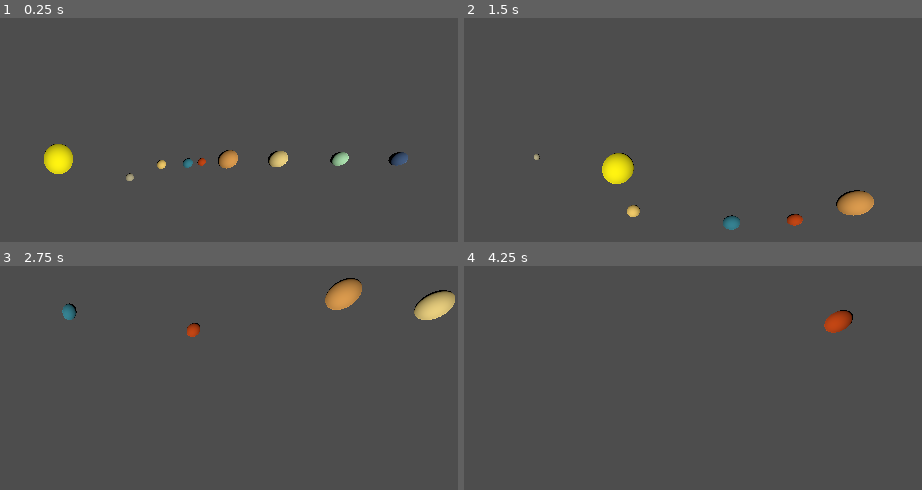
Above: before the commit, frames 1-4 (two rows, left to right).
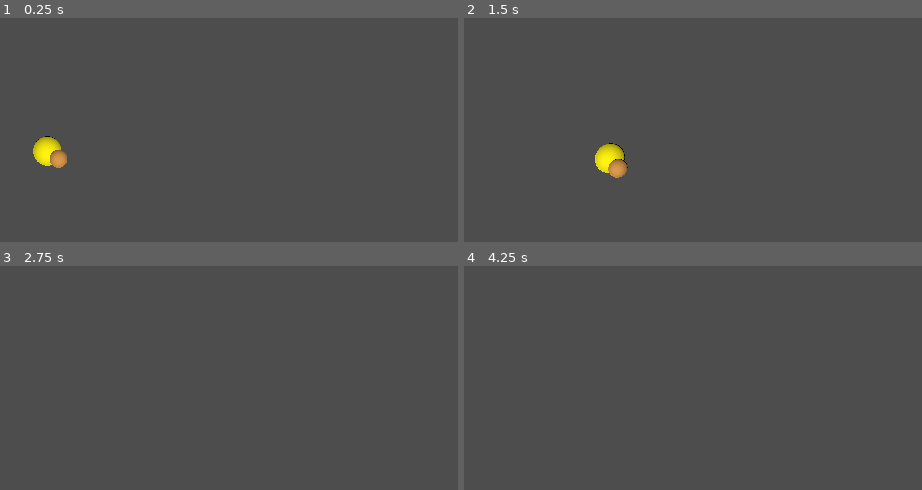
Above: after the commit, the same moments.

Repository: alexgag876200/Projet-Final-Systeme-solaire
Game: Godot game, scene res://système_solaire.tscn
The game is run twice, just before and just after one commit, with the same random seed, the same clock (stepped at 60 frames per second) and the same inputs.
Inputs (mouse positions are in pixels of both pictures, inside the frame that each line leads up to):
- Up to frame 1 (0.25 s): no input
- Up to frame 2 (1.5 s): move the mouse to (697, 219) at 0.52 s; hold D 0.53-1.28 s; hold Q 0.53-1.28 s; click (697, 219) at 0.67 s; move the mouse to (outside the picture) at 1.27 s; hold S from 1.28 s (still down); tap E at 1.35 s
- Up to frame 3 (2.75 s): move the mouse to (137, 391) at 2.02 s; release S at 2.03 s; hold D from 2.03 s (still down); hold Z from 2.03 s (still down)
- Up to frame 4 (4.25 s): move the mouse to (outside the picture) at 2.77 s; release D at 2.78 s; release Z at 2.78 s; hold W 2.78-3.53 s; tap X at 2.85 s; click (outside the picture) at 2.92 s; move the mouse to (outside the picture) at 3.52 s; hold A from 3.53 s (still down); hold Q from 3.53 s (still down)

The runs differ from the first frame. In frame 1, 2.2% of the frame differs, in the area x 7-90%, y 52-73%; in frame 2, 2.3%, in the area x 15-90%, y 55-95%; in frame 3, 2.0%; in frame 4, 0.5%.

Commit message:
ajout lune

Diff:
--- /dev/null
+++ b/système-solaire/Lune.tscn
@@ -0,0 +1,5 @@
+[gd_scene format=3 uid="uid://l4ttyfm42rtg"]
+
+[ext_resource type="PackedScene" uid="uid://bj13x5vtxuu14" path="res://body_planète.tscn" id="1_jnjoi"]
+
+[node name="BodyPlanète" unique_id=1213070534 instance=ExtResource("1_jnjoi")]
--- /dev/null
+++ b/système-solaire/ariel.tscn
@@ -0,0 +1,5 @@
+[gd_scene format=3 uid="uid://dqnniman36c87"]
+
+[ext_resource type="PackedScene" uid="uid://bj13x5vtxuu14" path="res://body_planète.tscn" id="1_6pyqk"]
+
+[node name="Ariel" unique_id=1213070534 instance=ExtResource("1_6pyqk")]
--- a/système-solaire/body_planète.tscn
+++ b/système-solaire/body_planète.tscn
@@ -8,7 +8,7 @@
 
 [sub_resource type="SphereShape3D" id="SphereShape3D_ekr50"]
 
-[node name="BodyPlanète" type="Node3D" unique_id=1213070534]
+[node name="Lune" type="Node3D" unique_id=1213070534]
 script = ExtResource("1_y1rhv")
 vitesse_rotation = 20.0
 
--- /dev/null
+++ b/système-solaire/callisto.tscn
@@ -0,0 +1,5 @@
+[gd_scene format=3 uid="uid://cr4u6dso5xawe"]
+
+[ext_resource type="PackedScene" uid="uid://bj13x5vtxuu14" path="res://body_planète.tscn" id="1_02obn"]
+
+[node name="Callisto" unique_id=1213070534 instance=ExtResource("1_02obn")]
--- /dev/null
+++ b/système-solaire/dioné.tscn
@@ -0,0 +1,5 @@
+[gd_scene format=3 uid="uid://buyi1k3xq7e6x"]
+
+[ext_resource type="PackedScene" uid="uid://bj13x5vtxuu14" path="res://body_planète.tscn" id="1_gh68v"]
+
+[node name="Dioné" unique_id=1213070534 instance=ExtResource("1_gh68v")]
--- /dev/null
+++ b/système-solaire/déimos.tscn
@@ -0,0 +1,5 @@
+[gd_scene format=3 uid="uid://vuj2u5liy18t"]
+
+[ext_resource type="PackedScene" uid="uid://bj13x5vtxuu14" path="res://body_planète.tscn" id="1_ee35x"]
+
+[node name="Déimos" unique_id=1213070534 instance=ExtResource("1_ee35x")]
--- /dev/null
+++ b/système-solaire/encelade.tscn
@@ -0,0 +1,5 @@
+[gd_scene format=3 uid="uid://w7mvyych8qmb"]
+
+[ext_resource type="PackedScene" uid="uid://bj13x5vtxuu14" path="res://body_planète.tscn" id="1_b3jxv"]
+
+[node name="Encelade" unique_id=1213070534 instance=ExtResource("1_b3jxv")]
--- /dev/null
+++ b/système-solaire/europe.tscn
@@ -0,0 +1,5 @@
+[gd_scene format=3 uid="uid://bbthm7dbp3ep2"]
+
+[ext_resource type="PackedScene" uid="uid://bj13x5vtxuu14" path="res://body_planète.tscn" id="1_a7ed7"]
+
+[node name="Europe" unique_id=1213070534 instance=ExtResource("1_a7ed7")]
--- /dev/null
+++ b/système-solaire/ganymède.tscn
@@ -0,0 +1,5 @@
+[gd_scene format=3 uid="uid://uyd04fibwxm2"]
+
+[ext_resource type="PackedScene" uid="uid://bj13x5vtxuu14" path="res://body_planète.tscn" id="1_h7xp1"]
+
+[node name="Ganymède" unique_id=1213070534 instance=ExtResource("1_h7xp1")]
--- /dev/null
+++ b/système-solaire/io.tscn
@@ -0,0 +1,5 @@
+[gd_scene format=3 uid="uid://div1rj738sak4"]
+
+[ext_resource type="PackedScene" uid="uid://bj13x5vtxuu14" path="res://body_planète.tscn" id="1_233u8"]
+
+[node name="Io" unique_id=1213070534 instance=ExtResource("1_233u8")]
--- /dev/null
+++ b/système-solaire/japet.tscn
@@ -0,0 +1,5 @@
+[gd_scene format=3 uid="uid://cf3rangk4vxk0"]
+
+[ext_resource type="PackedScene" uid="uid://bj13x5vtxuu14" path="res://body_planète.tscn" id="1_17y7x"]
+
+[node name="Japet" unique_id=1213070534 instance=ExtResource("1_17y7x")]
--- /dev/null
+++ b/système-solaire/mimas.tscn
@@ -0,0 +1,5 @@
+[gd_scene format=3 uid="uid://bp2j5hft6m2jx"]
+
+[ext_resource type="PackedScene" uid="uid://bj13x5vtxuu14" path="res://body_planète.tscn" id="1_lbjtx"]
+
+[node name="Mimas" unique_id=1213070534 instance=ExtResource("1_lbjtx")]
--- /dev/null
+++ b/système-solaire/miranda.tscn
@@ -0,0 +1,5 @@
+[gd_scene format=3 uid="uid://d2aubkp7t3ih7"]
+
+[ext_resource type="PackedScene" uid="uid://bj13x5vtxuu14" path="res://body_planète.tscn" id="1_0rnjh"]
+
+[node name="Miranda" unique_id=1213070534 instance=ExtResource("1_0rnjh")]
--- /dev/null
+++ b/système-solaire/néréide.tscn
@@ -0,0 +1,5 @@
+[gd_scene format=3 uid="uid://bq64kra1xowpk"]
+
+[ext_resource type="PackedScene" uid="uid://bj13x5vtxuu14" path="res://body_planète.tscn" id="1_56fp0"]
+
+[node name="Néréide" unique_id=1213070534 instance=ExtResource("1_56fp0")]
--- /dev/null
+++ b/système-solaire/obéron.tscn
@@ -0,0 +1,5 @@
+[gd_scene format=3 uid="uid://jl1ankxuvly4"]
+
+[ext_resource type="PackedScene" uid="uid://bj13x5vtxuu14" path="res://body_planète.tscn" id="1_0hdrs"]
+
+[node name="Obéron" unique_id=1213070534 instance=ExtResource("1_0hdrs")]
--- /dev/null
+++ b/système-solaire/phobos.tscn
@@ -0,0 +1,5 @@
+[gd_scene format=3 uid="uid://bg8gcg10htuem"]
+
+[ext_resource type="PackedScene" uid="uid://bj13x5vtxuu14" path="res://body_planète.tscn" id="1_jpqwe"]
+
+[node name="Phobos" unique_id=1213070534 instance=ExtResource("1_jpqwe")]
--- /dev/null
+++ b/système-solaire/protée.tscn
@@ -0,0 +1,5 @@
+[gd_scene format=3 uid="uid://dyausbdhl80lc"]
+
+[ext_resource type="PackedScene" uid="uid://bj13x5vtxuu14" path="res://body_planète.tscn" id="1_yvpfl"]
+
+[node name="Protée" unique_id=1213070534 instance=ExtResource("1_yvpfl")]
--- /dev/null
+++ b/système-solaire/rhée.tscn
@@ -0,0 +1,5 @@
+[gd_scene format=3 uid="uid://dr8mqj6f7tq0e"]
+
+[ext_resource type="PackedScene" uid="uid://bj13x5vtxuu14" path="res://body_planète.tscn" id="1_fhle6"]
+
+[node name="Rhée" unique_id=1213070534 instance=ExtResource("1_fhle6")]
--- a/système-solaire/système_solaire.tscn
+++ b/système-solaire/système_solaire.tscn
@@ -11,6 +11,28 @@
 [ext_resource type="PackedScene" uid="uid://cv40l57e5gc3l" path="res://saturne.tscn" id="7_7rptf"]
 [ext_resource type="PackedScene" uid="uid://ch8o4qugdjd42" path="res://uranus.tscn" id="8_ebwtv"]
 [ext_resource type="PackedScene" uid="uid://dd25o7aj73gsl" path="res://neptune.tscn" id="9_8r7bp"]
+[ext_resource type="PackedScene" uid="uid://l4ttyfm42rtg" path="res://Lune.tscn" id="12_ybikh"]
+[ext_resource type="PackedScene" uid="uid://div1rj738sak4" path="res://io.tscn" id="13_cjf08"]
+[ext_resource type="PackedScene" uid="uid://dr8mqj6f7tq0e" path="res://rhée.tscn" id="14_0panu"]
+[ext_resource type="PackedScene" uid="uid://dqnniman36c87" path="res://ariel.tscn" id="15_m51mb"]
+[ext_resource type="PackedScene" uid="uid://buyi1k3xq7e6x" path="res://dioné.tscn" id="16_srcr1"]
+[ext_resource type="PackedScene" uid="uid://cf3rangk4vxk0" path="res://japet.tscn" id="17_5j541"]
+[ext_resource type="PackedScene" uid="uid://bp2j5hft6m2jx" path="res://mimas.tscn" id="18_vm37j"]
+[ext_resource type="PackedScene" uid="uid://rsjj4r68jpwr" path="res://titan.tscn" id="19_jpkoo"]
+[ext_resource type="PackedScene" uid="uid://vuj2u5liy18t" path="res://déimos.tscn" id="20_cvpal"]
+[ext_resource type="PackedScene" uid="uid://bbthm7dbp3ep2" path="res://europe.tscn" id="21_es1rn"]
+[ext_resource type="PackedScene" uid="uid://jl1ankxuvly4" path="res://obéron.tscn" id="22_skrrq"]
+[ext_resource type="PackedScene" uid="uid://bg8gcg10htuem" path="res://phobos.tscn" id="23_rx3yu"]
+[ext_resource type="PackedScene" uid="uid://bv64jclw5xjhx" path="res://triton.tscn" id="24_da4w3"]
+[ext_resource type="PackedScene" uid="uid://csqdrkct8uy0" path="res://téthys.tscn" id="25_j1ya3"]
+[ext_resource type="PackedScene" uid="uid://d2aubkp7t3ih7" path="res://miranda.tscn" id="26_iik8y"]
+[ext_resource type="PackedScene" uid="uid://c16yw57e7msxy" path="res://titania.tscn" id="27_047bx"]
+[ext_resource type="PackedScene" uid="uid://bq64kra1xowpk" path="res://néréide.tscn" id="28_j0nhd"]
+[ext_resource type="PackedScene" uid="uid://jwf1nyy8g015" path="res://umbriel.tscn" id="29_yryxg"]
+[ext_resource type="PackedScene" uid="uid://cr4u6dso5xawe" path="res://callisto.tscn" id="30_aifcr"]
+[ext_resource type="PackedScene" uid="uid://w7mvyych8qmb" path="res://encelade.tscn" id="31_yali2"]
+[ext_resource type="PackedScene" uid="uid://uyd04fibwxm2" path="res://ganymède.tscn" id="32_rvt17"]
+[ext_resource type="PackedScene" uid="uid://dyausbdhl80lc" path="res://protée.tscn" id="33_g2k30"]
 
 [node name="Node3D" type="Node3D" unique_id=1423429033]
 
@@ -105,3 +127,179 @@
 transform = Transform3D(1, 0, 0, 0, 1, 0, 0, 0, 1, 0, 111.40415707906548, 0)
 light_color = Color(1, 0.9529412, 0.7529412, 1)
 shadow_enabled = true
+
+[node name="Lune" parent="." unique_id=52885133 instance=ExtResource("12_ybikh")]
+script = ExtResource("3_uqj0e")
+min_distance_simulee = 0.0
+max_distance_simulee = 5.0
+min_distance_reelle = 0.0
+max_distance_reelle = 0.0
+etapes_calcul_par_ecran = 50
+
+[node name="Io" parent="." unique_id=421211492 instance=ExtResource("13_cjf08")]
+script = ExtResource("3_uqj0e")
+min_distance_simulee = 0.0
+max_distance_simulee = 5.0
+min_distance_reelle = 0.0
+max_distance_reelle = 0.0
+etapes_calcul_par_ecran = 50
+
+[node name="Rhée" parent="." unique_id=1885101134 instance=ExtResource("14_0panu")]
+script = ExtResource("3_uqj0e")
+min_distance_simulee = 0.0
+max_distance_simulee = 5.0
+min_distance_reelle = 0.0
+max_distance_reelle = 0.0
+etapes_calcul_par_ecran = 50
+
+[node name="Ariel" parent="." unique_id=901021438 instance=ExtResource("15_m51mb")]
+script = ExtResource("3_uqj0e")
+min_distance_simulee = 0.0
+max_distance_simulee = 5.0
+min_distance_reelle = 0.0
+max_distance_reelle = 0.0
+etapes_calcul_par_ecran = 50
+
+[node name="Dioné" parent="." unique_id=1754045789 instance=ExtResource("16_srcr1")]
+script = ExtResource("3_uqj0e")
+min_distance_simulee = 0.0
+max_distance_simulee = 5.0
+min_distance_reelle = 0.0
+max_distance_reelle = 0.0
+etapes_calcul_par_ecran = 50
+
+[node name="Japet" parent="." unique_id=529915185 instance=ExtResource("17_5j541")]
+script = ExtResource("3_uqj0e")
+min_distance_simulee = 0.0
+max_distance_simulee = 5.0
+min_distance_reelle = 0.0
+max_distance_reelle = 0.0
+etapes_calcul_par_ecran = 50
+
+[node name="Mimas" parent="." unique_id=1135177883 instance=ExtResource("18_vm37j")]
+script = ExtResource("3_uqj0e")
+min_distance_simulee = 0.0
+max_distance_simulee = 5.0
+min_distance_reelle = 0.0
+max_distance_reelle = 0.0
+etapes_calcul_par_ecran = 50
+
+[node name="Titan" parent="." unique_id=1182411250 instance=ExtResource("19_jpkoo")]
+script = ExtResource("3_uqj0e")
+min_distance_simulee = 0.0
+max_distance_simulee = 5.0
+min_distance_reelle = 0.0
+max_distance_reelle = 0.0
+etapes_calcul_par_ecran = 50
+
+[node name="Déimos" parent="." unique_id=349647423 instance=ExtResource("20_cvpal")]
+script = ExtResource("3_uqj0e")
+min_distance_simulee = 0.0
+max_distance_simulee = 5.0
+min_distance_reelle = 0.0
+max_distance_reelle = 0.0
+etapes_calcul_par_ecran = 50
+
+[node name="Europe" parent="." unique_id=577623809 instance=ExtResource("21_es1rn")]
+script = ExtResource("3_uqj0e")
+min_distance_simulee = 0.0
+max_distance_simulee = 5.0
+min_distance_reelle = 0.0
+max_distance_reelle = 0.0
+etapes_calcul_par_ecran = 50
+
+[node name="Obéron" parent="." unique_id=1157156744 instance=ExtResource("22_skrrq")]
+script = ExtResource("3_uqj0e")
+min_distance_simulee = 0.0
+max_distance_simulee = 0.0
+min_distance_reelle = 0.0
+max_distance_reelle = 0.0
+etapes_calcul_par_ecran = 50
+
+[node name="Phobos" parent="." unique_id=97194093 instance=ExtResource("23_rx3yu")]
+script = ExtResource("3_uqj0e")
+min_distance_simulee = 0.0
+max_distance_simulee = 0.0
+min_distance_reelle = 0.0
+max_distance_reelle = 0.0
+etapes_calcul_par_ecran = 50
+
+[node name="Triton" parent="." unique_id=355759041 instance=ExtResource("24_da4w3")]
+script = ExtResource("3_uqj0e")
+min_distance_simulee = 0.0
+max_distance_simulee = 0.0
+min_distance_reelle = 0.0
+max_distance_reelle = 0.0
+etapes_calcul_par_ecran = 50
+
+[node name="Téthys" parent="." unique_id=934831194 instance=ExtResource("25_j1ya3")]
+script = ExtResource("3_uqj0e")
+min_distance_simulee = 0.0
+max_distance_simulee = 0.0
+min_distance_reelle = 0.0
+max_distance_reelle = 0.0
+etapes_calcul_par_ecran = 50
+
+[node name="Miranda" parent="." unique_id=1568394079 instance=ExtResource("26_iik8y")]
+script = ExtResource("3_uqj0e")
+min_distance_simulee = 0.0
+max_distance_simulee = 0.0
+min_distance_reelle = 0.0
+max_distance_reelle = 0.0
+etapes_calcul_par_ecran = 50
+
+[node name="Titania" parent="." unique_id=140159150 instance=ExtResource("27_047bx")]
+script = ExtResource("3_uqj0e")
+min_distance_simulee = 0.0
+max_distance_simulee = 0.0
+min_distance_reelle = 0.0
+max_distance_reelle = 0.0
+etapes_calcul_par_ecran = 50
+
+[node name="Néréide" parent="." unique_id=2104324494 instance=ExtResource("28_j0nhd")]
+script = ExtResource("3_uqj0e")
+min_distance_simulee = 0.0
+max_distance_simulee = 0.0
+min_distance_reelle = 0.0
+max_distance_reelle = 0.0
+etapes_calcul_par_ecran = 50
+
+[node name="Umbriel" parent="." unique_id=1048404473 instance=ExtResource("29_yryxg")]
+script = ExtResource("3_uqj0e")
+min_distance_simulee = 0.0
+max_distance_simulee = 0.0
+min_distance_reelle = 0.0
+max_distance_reelle = 0.0
+etapes_calcul_par_ecran = 50
+
+[node name="Callisto" parent="." unique_id=715107927 instance=ExtResource("30_aifcr")]
+script = ExtResource("3_uqj0e")
+min_distance_simulee = 0.0
+max_distance_simulee = 0.0
+min_distance_reelle = 0.0
+max_distance_reelle = 0.0
+etapes_calcul_par_ecran = 50
+
+[node name="Encelade" parent="." unique_id=1261558438 instance=ExtResource("31_yali2")]
+script = ExtResource("3_uqj0e")
+min_distance_simulee = 0.0
+max_distance_simulee = 0.0
+min_distance_reelle = 0.0
+max_distance_reelle = 0.0
+etapes_calcul_par_ecran = 50
+
+[node name="Ganymède" parent="." unique_id=2024615620 instance=ExtResource("32_rvt17")]
+script = ExtResource("3_uqj0e")
+min_distance_simulee = 0.0
+max_distance_simulee = 0.0
+min_distance_reelle = 0.0
+max_distance_reelle = 0.0
+etapes_calcul_par_ecran = 50
+
+[node name="Protée" parent="." unique_id=1409055924 instance=ExtResource("33_g2k30")]
+script = ExtResource("3_uqj0e")
+min_distance_simulee = 0.0
+max_distance_simulee = 0.0
+min_distance_reelle = 0.0
+max_distance_reelle = 0.0
+etapes_calcul_par_ecran = 50
--- /dev/null
+++ b/système-solaire/titan.tscn
@@ -0,0 +1,5 @@
+[gd_scene format=3 uid="uid://rsjj4r68jpwr"]
+
+[ext_resource type="PackedScene" uid="uid://bj13x5vtxuu14" path="res://body_planète.tscn" id="1_y2e3d"]
+
+[node name="Titan" unique_id=1213070534 instance=ExtResource("1_y2e3d")]
--- /dev/null
+++ b/système-solaire/titania.tscn
@@ -0,0 +1,5 @@
+[gd_scene format=3 uid="uid://c16yw57e7msxy"]
+
+[ext_resource type="PackedScene" uid="uid://bj13x5vtxuu14" path="res://body_planète.tscn" id="1_s70hw"]
+
+[node name="Titania" unique_id=1213070534 instance=ExtResource("1_s70hw")]
--- /dev/null
+++ b/système-solaire/triton.tscn
@@ -0,0 +1,5 @@
+[gd_scene format=3 uid="uid://bv64jclw5xjhx"]
+
+[ext_resource type="PackedScene" uid="uid://bj13x5vtxuu14" path="res://body_planète.tscn" id="1_875bs"]
+
+[node name="Triton" unique_id=1213070534 instance=ExtResource("1_875bs")]
--- /dev/null
+++ b/système-solaire/téthys.tscn
@@ -0,0 +1,5 @@
+[gd_scene format=3 uid="uid://csqdrkct8uy0"]
+
+[ext_resource type="PackedScene" uid="uid://bj13x5vtxuu14" path="res://body_planète.tscn" id="1_m5krj"]
+
+[node name="Téthys" unique_id=1213070534 instance=ExtResource("1_m5krj")]
--- /dev/null
+++ b/système-solaire/umbriel.tscn
@@ -0,0 +1,5 @@
+[gd_scene format=3 uid="uid://jwf1nyy8g015"]
+
+[ext_resource type="PackedScene" uid="uid://bj13x5vtxuu14" path="res://body_planète.tscn" id="1_mak6d"]
+
+[node name="Umbriel" unique_id=1213070534 instance=ExtResource("1_mak6d")]
